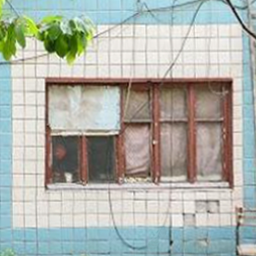
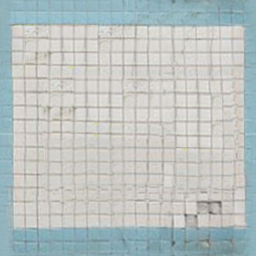
Two versions of the same layered image (256 x 256). Layer-by-layer changes:
hid "Слой 1", painted on it over [0, 0, 256, 256]
added layer "Слой 3" over [0, 0, 256, 256]
